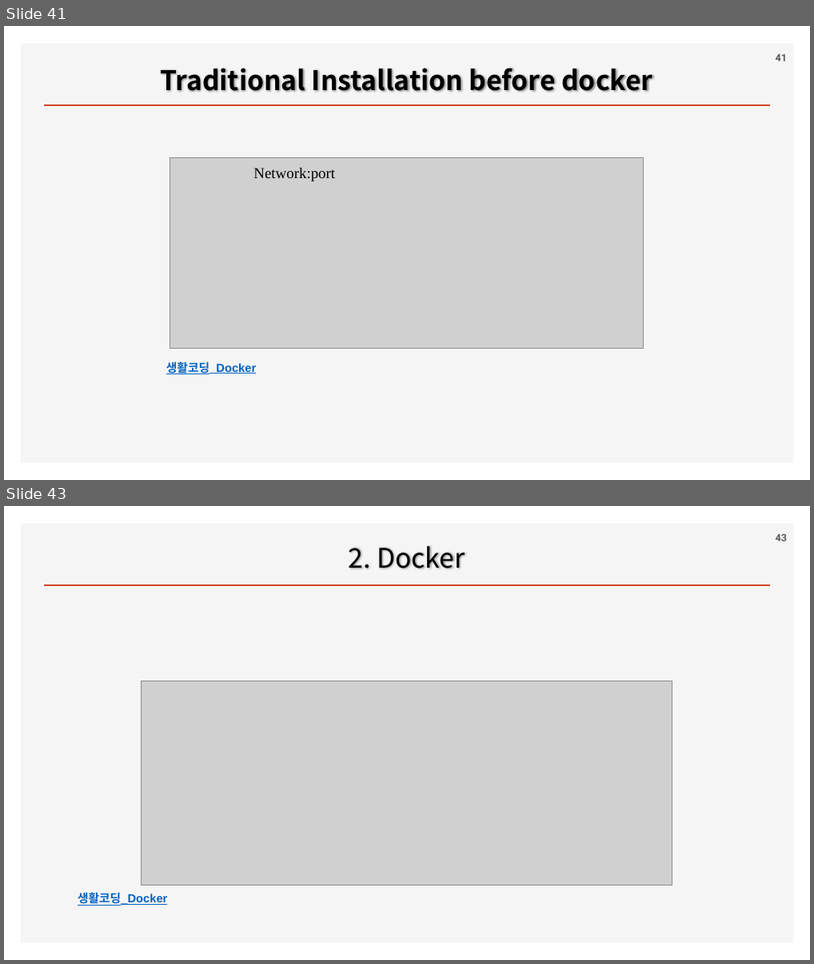
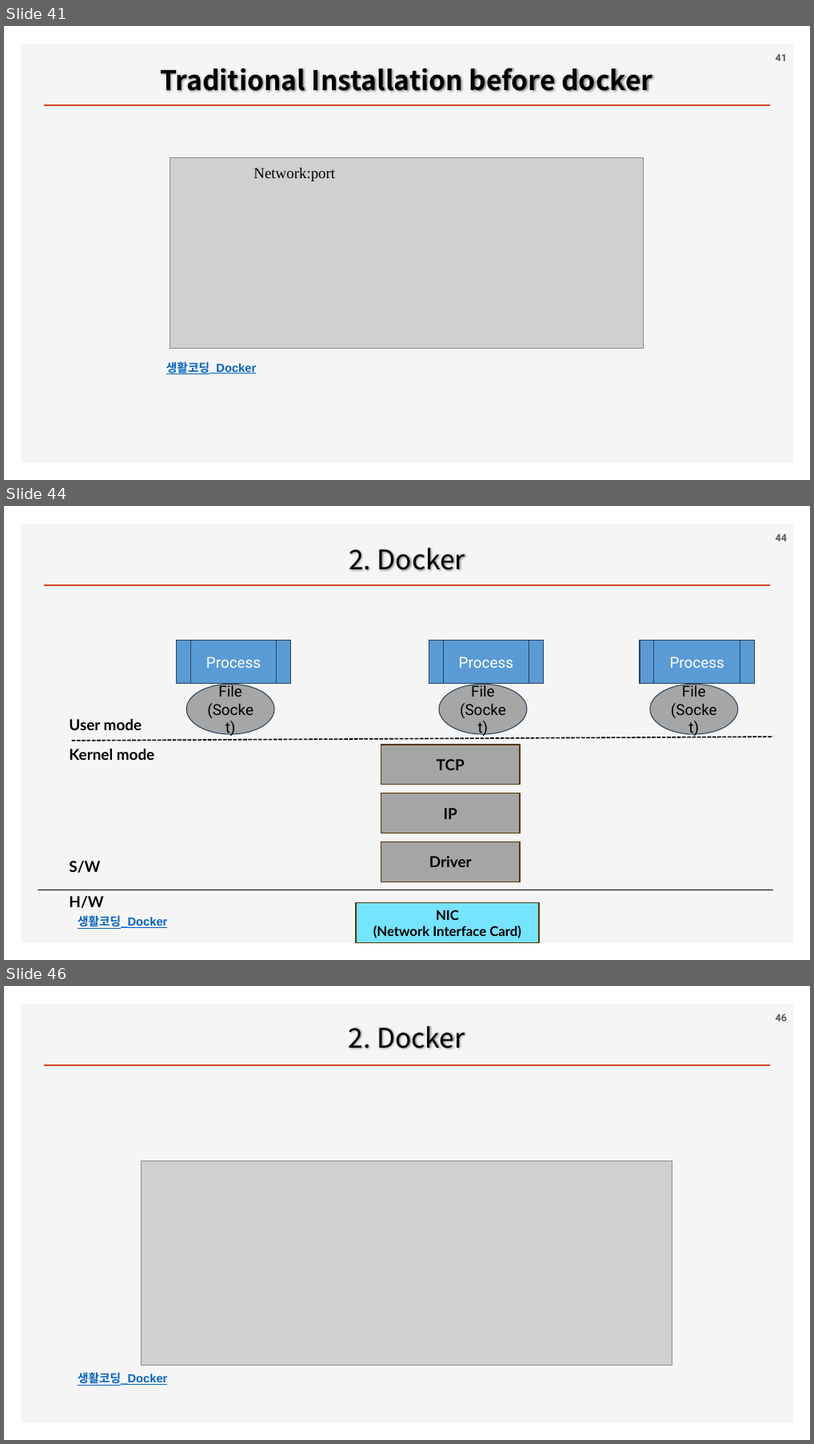
Before and after one commit to ancestor9/2026_Fall_Application-Deployment, a slide deck: App Deployment.pptx. Shown one above the other, each under a label of ours: slides 41 and 43 before the commit, slides 41, 44 and 46 after it; the slides between them are not shown. The pictures are 814x964 and 814x1444 pixels, drawn with LibreOffice and Linux fonts; fonts in the diff are those of the drawing; grey boxes stand for pictures; background and template pictures are left out. Boxes give left, top, right and bottom in pixels: in the first picture for what was removed or moved away, otherwise in the second. Text is boxed around its words. In the diff, an @@ line names an element or a change of style, - is before the commit and + after.

```diff
--- a/App Deployment.pptx
+++ b/App Deployment.pptx
@@ slide 44 added at (4, 506, 810, 960), background #FFFFFF; not listed: 2 template elements that a slide beside it also shows @@
@@ title added at (349, 548, 466, 571), 32 pt, text #000000 @@
+2. Docker
@@ page number added at (776, 534, 787, 541), 12 pt, text #595959, bold @@
+44
@@ flow chart predefined process added at (177, 640, 291, 684), fill #5B9BD5, outline #28445D 1 pt, 18 pt, text #FFFFFF @@
+Process
@@ flow chart predefined process added at (430, 640, 544, 684), fill #5B9BD5, outline #28445D 1 pt, 18 pt, text #FFFFFF @@
+Process
@@ flow chart predefined process added at (641, 640, 755, 684), fill #5B9BD5, outline #28445D 1 pt, 18 pt, text #FFFFFF @@
+Process
@@ ellipse added at (186, 684, 274, 734), fill #A6A6A6, outline #28445D 1 pt, 18 pt, text #000000 @@
+File
+(Socket)
@@ ellipse added at (439, 684, 527, 734), fill #A6A6A6, outline #28445D 1 pt, 18 pt, text #000000 @@
+File
+(Socket)
@@ ellipse added at (650, 684, 738, 734), fill #A6A6A6, outline #28445D 1 pt, 18 pt, text #000000 @@
+File
+(Socket)
@@ text added at (69, 719, 142, 730), 18 pt, text #000000, bold @@
+User mode
@@ line added from (72, 740) to (774, 736), #000000 1.5 pt dashed @@
@@ rectangle added at (382, 744, 520, 784), fill #A5A5A5, outline #563705 1.25 pt, 18 pt, text #000000, bold @@
+TCP
@@ text added at (69, 748, 154, 760), 18 pt, text #000000, bold @@
+Kernel mode
@@ rectangle added at (382, 793, 520, 833), fill #A5A5A5, outline #563705 1.25 pt, 18 pt, text #000000, bold @@
+IP
@@ text added at (69, 860, 100, 872), 18 pt, text #000000, bold @@
+S/W
@@ rectangle added at (382, 842, 520, 882), fill #A5A5A5, outline #563705 1.25 pt, 18 pt, text #000000, bold @@
+Driver
@@ line added from (38, 889) to (774, 889), #000000 1.5 pt @@
@@ text added at (69, 896, 103, 908), 18 pt, text #000000, bold @@
+H/W
@@ rectangle added at (356, 903, 539, 943), fill #76E3FF, outline #563705 1.25 pt, 16 pt, text #000000, bold @@
+NIC
+(Network Interface Card)
@@ text added at (78, 915, 167, 928), 14 pt, text #0563C1, bold, underline @@
+생활코딩_Docker
@@ what was slide 43 is now slide 46 @@
@@ page number at (776, 1014, 787, 1021): text changed @@
-43
+46
```
Also in this commit, not shown: 2 slides changed, 5 other slides added.
